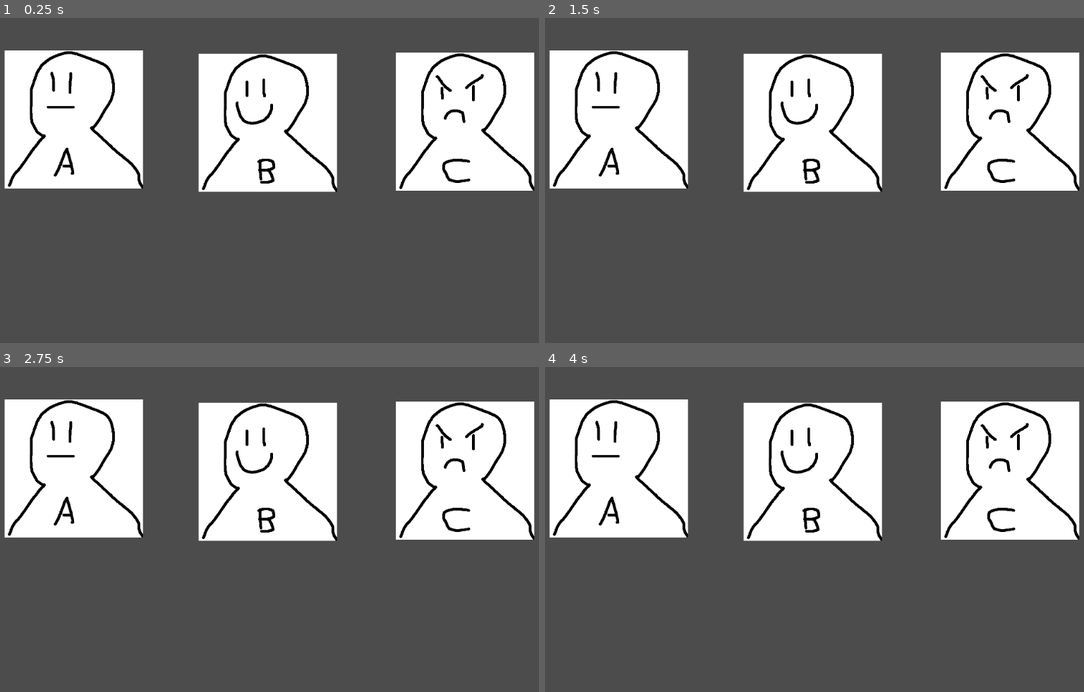
Above: before the commit, frames 1-4 (two rows, left to right).
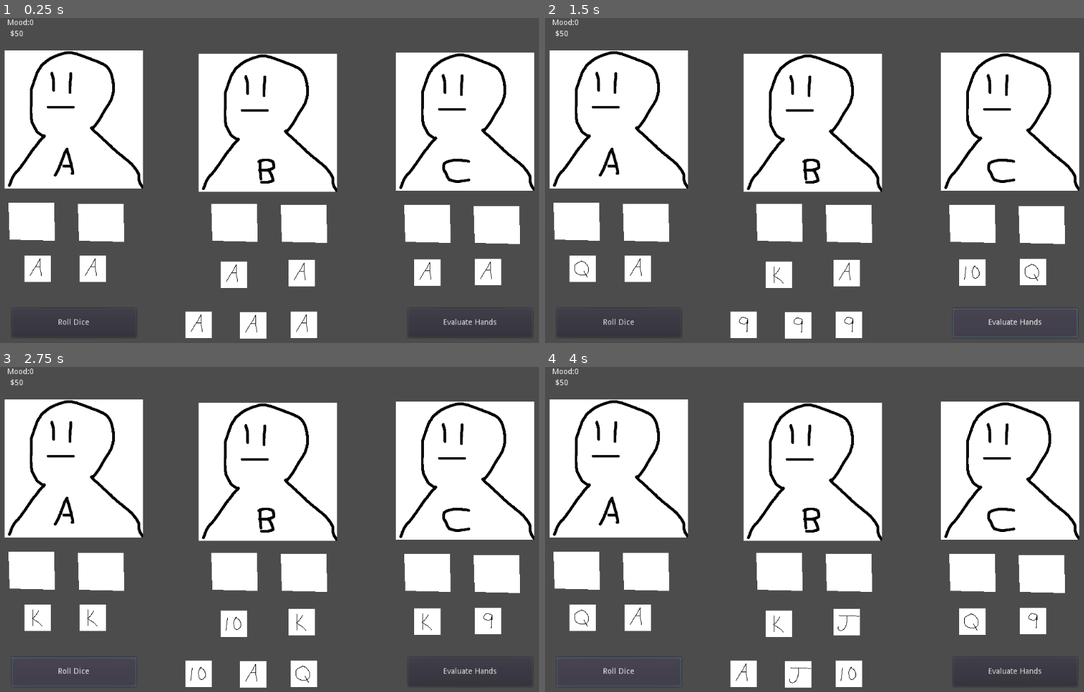
Above: after the commit, the same moments.

Repository: DiegoArmando/GMTK-Game-Jam-2022
Game: Godot game, scene res://Main.tscn
Same seed, same stepped clock (60 frames per second), same inputs: the game is played once before the commit and once after it.
Inputs (mouse positions are in pixels of both pictures, inside the frame that each line leads up to):
- Up to frame 1 (0.25 s): no input
- Up to frame 2 (1.5 s): click (620, 323) at 0.5 s, where only the run after the commit has a clickable "Roll Dice"; click (1013, 323) at 1.25 s, where only the run after the commit has a clickable "Evaluate Hands"
- Up to frame 3 (2.75 s): click (75, 672) at 2 s, where only the run after the commit has a clickable "Roll Dice"
- Up to frame 4 (4 s): click (1013, 672) at 2.75 s, where only the run after the commit has a clickable "Evaluate Hands"; click (620, 672) at 3.5 s, where only the run after the commit has a clickable "Roll Dice"

The runs differ from the first frame. In frame 1, 10% of the frame differs, in the area x 1-98%, y 0-99%; in frame 2, 11%, in the area x 1-99%, y 0-99%; in frame 3, 11%; in frame 4, 11%.

Commit message:
Added dice and button to randomize them

Diff:
--- /dev/null
+++ b/DiceBoss.gd
@@ -0,0 +1,75 @@
+extends Node
+
+export (NodePath) var public_1_path
+onready var public_1 = get_node(public_1_path)
+export (NodePath) var public_2_path
+onready var public_2 = get_node(public_2_path)
+export (NodePath) var public_3_path
+onready var public_3 = get_node(public_3_path)
+
+export (NodePath) var rolled_1_path
+onready var rolled_1 = get_node(rolled_1_path)
+export (NodePath) var rolled_2_path
+onready var rolled_2 = get_node(rolled_2_path)
+export (NodePath) var rolled_3_path
+onready var rolled_3 = get_node(rolled_3_path)
+export (NodePath) var rolled_4_path
+onready var rolled_4 = get_node(rolled_4_path)
+export (NodePath) var rolled_5_path
+onready var rolled_5 = get_node(rolled_5_path)
+export (NodePath) var rolled_6_path
+onready var rolled_6 = get_node(rolled_6_path)
+
+onready var publics = [public_1, public_2, public_3]
+onready var rolled = [rolled_1, rolled_2, rolled_3, rolled_4, rolled_5, rolled_6]
+
+var rng = RandomNumberGenerator.new()
+# Declare member variables here. Examples:
+# var a = 2
+# var b = "text"
+
+
+# Called when the node enters the scene tree for the first time.
+func _ready():
+	rng.randomize()
+
+
+
+# Called every frame. 'delta' is the elapsed time since the previous frame.
+#func _process(delta):
+#	pass
+
+
+func _on_RollButton_pressed():
+	var rand_num = 0
+	for die in publics:
+		rand_num = rng.randi_range(0,5)
+		match rand_num:
+			0:
+				die.animation = "9"
+			1:
+				die.animation = "10"
+			2:
+				die.animation = "J"
+			3:
+				die.animation = "Q"
+			4:
+				die.animation = "K"
+			5:
+				die.animation = "A"
+
+	for die in rolled:
+		rand_num = rng.randi_range(0,5)
+		match rand_num:
+			0:
+				die.animation = "9"
+			1:
+				die.animation = "10"
+			2:
+				die.animation = "J"
+			3:
+				die.animation = "Q"
+			4:
+				die.animation = "K"
+			5:
+				die.animation = "A"
--- a/Main.tscn
+++ b/Main.tscn
@@ -10,58 +10,99 @@
 [ext_resource path="res://Sprites/B_Happy.png" type="Texture" id=8]
 [ext_resource path="res://Sprites/C_Mad.png" type="Texture" id=9]
 [ext_resource path="res://Scripts/Player.gd" type="Script" id=10]
+[ext_resource path="res://DiceBoss.gd" type="Script" id=11]
+[ext_resource path="res://Sprites/Die_Q.png" type="Texture" id=12]
+[ext_resource path="res://Sprites/Die_J.png" type="Texture" id=13]
+[ext_resource path="res://Sprites/Die_10.png" type="Texture" id=14]
+[ext_resource path="res://Sprites/Die_K.png" type="Texture" id=15]
+[ext_resource path="res://Sprites/Die_9.png" type="Texture" id=16]
+[ext_resource path="res://Sprites/Die_A.png" type="Texture" id=17]
+[ext_resource path="res://PublicDie.gd" type="Script" id=18]
 
 [sub_resource type="SpriteFrames" id=1]
 animations = [ {
+"frames": [ ExtResource( 1 ) ],
+"loop": true,
+"name": "Mad",
+"speed": 5.0
+}, {
+"frames": [ ExtResource( 7 ) ],
+"loop": true,
+"name": "Neutral",
+"speed": 5.0
+}, {
 "frames": [ ExtResource( 6 ) ],
 "loop": true,
 "name": "Happy",
 "speed": 5.0
-}, {
-"frames": [ ExtResource( 7 ) ],
+} ]
+
+[sub_resource type="SpriteFrames" id=2]
+animations = [ {
+"frames": [ ExtResource( 3 ) ],
+"loop": true,
+"name": "Mad",
+"speed": 5.0
+}, {
+"frames": [ ExtResource( 5 ) ],
 "loop": true,
 "name": "Neutral",
 "speed": 5.0
 }, {
-"frames": [ ExtResource( 1 ) ],
+"frames": [ ExtResource( 8 ) ],
+"loop": true,
+"name": "Happy",
+"speed": 5.0
+} ]
+
+[sub_resource type="SpriteFrames" id=3]
+animations = [ {
+"frames": [ ExtResource( 9 ) ],
 "loop": true,
 "name": "Mad",
 "speed": 5.0
-} ]
-
-[sub_resource type="SpriteFrames" id=2]
-animations = [ {
-"frames": [ ExtResource( 8 ) ],
+}, {
+"frames": [ ExtResource( 2 ) ],
+"loop": true,
+"name": "Neutral",
+"speed": 5.0
+}, {
+"frames": [ ExtResource( 4 ) ],
 "loop": true,
 "name": "Happy",
 "speed": 5.0
-}, {
-"frames": [ ExtResource( 5 ) ],
-"loop": true,
-"name": "Neutral",
-"speed": 5.0
-}, {
-"frames": [ ExtResource( 3 ) ],
-"loop": true,
-"name": "Mad",
-"speed": 5.0
-} ]
-
-[sub_resource type="SpriteFrames" id=3]
-animations = [ {
-"frames": [ ExtResource( 4 ) ],
-"loop": true,
-"name": "Happy",
-"speed": 5.0
-}, {
-"frames": [ ExtResource( 2 ) ],
-"loop": true,
-"name": "Neutral",
-"speed": 5.0
-}, {
-"frames": [ ExtResource( 9 ) ],
-"loop": true,
-"name": "Mad",
+} ]
+
+[sub_resource type="SpriteFrames" id=4]
+animations = [ {
+"frames": [ ExtResource( 16 ) ],
+"loop": true,
+"name": "9",
+"speed": 5.0
+}, {
+"frames": [ ExtResource( 14 ) ],
+"loop": true,
+"name": "10",
+"speed": 5.0
+}, {
+"frames": [ ExtResource( 12 ) ],
+"loop": true,
+"name": "Q",
+"speed": 5.0
+}, {
+"frames": [ ExtResource( 15 ) ],
+"loop": true,
+"name": "K",
+"speed": 5.0
+}, {
+"frames": [ ExtResource( 13 ) ],
+"loop": true,
+"name": "J",
+"speed": 5.0
+}, {
+"frames": [ ExtResource( 17 ) ],
+"loop": true,
+"name": "A",
 "speed": 5.0
 } ]
 
@@ -69,6 +110,9 @@
 
 [node name="P1" type="Node" parent="."]
 script = ExtResource( 10 )
+player_sprite = NodePath("AnimatedSprite")
+money_path = NodePath("Money")
+mood_path = NodePath("Mood")
 
 [node name="AnimatedSprite" type="AnimatedSprite" parent="P1"]
 position = Vector2( 151, 184 )
@@ -77,16 +121,23 @@
 animation = "Neutral"
 
 [node name="Mood" type="RichTextLabel" parent="P1"]
-margin_left = 42.0
-margin_top = 321.0
-margin_right = 266.0
-margin_bottom = 361.0
+margin_left = 30.0
+margin_top = 2.0
+margin_right = 254.0
+margin_bottom = 41.0
 
 [node name="Money" type="RichTextLabel" parent="P1"]
-margin_left = 40.0
-margin_top = 375.0
-margin_right = 264.0
-margin_bottom = 415.0
+margin_left = 35.0
+margin_top = 22.0
+margin_right = 259.0
+margin_bottom = 62.0
+
+[node name="SlotA" type="Polygon2D" parent="P1"]
+polygon = PoolVector2Array( 32, 336, 115, 336, 116, 405, 34, 403 )
+
+[node name="SlotB" type="Polygon2D" parent="P1"]
+position = Vector2( 126, 2 )
+polygon = PoolVector2Array( 32, 336, 115, 336, 116, 405, 34, 403 )
 
 [node name="P2" type="Node" parent="."]
 
@@ -94,7 +145,7 @@
 position = Vector2( 503, 190 )
 scale = Vector2( 0.502, 0.502 )
 frames = SubResource( 2 )
-animation = "Happy"
+animation = "Neutral"
 
 [node name="Mood" type="RichTextLabel" parent="P2"]
 anchor_right = 0.051
@@ -112,13 +163,21 @@
 margin_right = 565.776
 margin_bottom = 374.8
 
+[node name="SlotA" type="Polygon2D" parent="P2"]
+position = Vector2( 368, 2 )
+polygon = PoolVector2Array( 32, 336, 115, 336, 116, 405, 34, 403 )
+
+[node name="SlotB" type="Polygon2D" parent="P2"]
+position = Vector2( 494, 4 )
+polygon = PoolVector2Array( 32, 336, 115, 336, 116, 405, 34, 403 )
+
 [node name="P3" type="Node" parent="."]
 
 [node name="AnimatedSprite" type="AnimatedSprite" parent="P3"]
 position = Vector2( 861, 188 )
 scale = Vector2( 0.502, 0.502 )
 frames = SubResource( 3 )
-animation = "Mad"
+animation = "Neutral"
 
 [node name="Mood" type="RichTextLabel" parent="P3"]
 margin_left = 768.0
@@ -131,3 +190,98 @@
 margin_top = 387.0
 margin_right = 962.0
 margin_bottom = 423.0
+
+[node name="SlotA" type="Polygon2D" parent="P3"]
+position = Vector2( 718, 4 )
+polygon = PoolVector2Array( 32, 336, 115, 336, 116, 405, 34, 403 )
+
+[node name="SlotB" type="Polygon2D" parent="P3"]
+position = Vector2( 844, 6 )
+polygon = PoolVector2Array( 32, 336, 115, 336, 116, 405, 34, 403 )
+
+[node name="DiceBoss" type="Node" parent="."]
+script = ExtResource( 11 )
+public_1_path = NodePath("PublicDice/Public Die 1")
+public_2_path = NodePath("PublicDice/Public Die 2")
+public_3_path = NodePath("PublicDice/Public Die 3")
+rolled_1_path = NodePath("DicePool/Die 1")
+rolled_2_path = NodePath("DicePool/Die 2")
+rolled_3_path = NodePath("DicePool/Die 3")
+rolled_4_path = NodePath("DicePool/Die 4")
+rolled_5_path = NodePath("DicePool/Die 5")
+rolled_6_path = NodePath("DicePool/Die 6")
+
+[node name="PublicDice" type="Node" parent="DiceBoss"]
+
+[node name="Public Die 1" type="AnimatedSprite" parent="DiceBoss/PublicDice"]
+position = Vector2( 377, 558 )
+scale = Vector2( 0.0974999, 0.0974999 )
+frames = SubResource( 4 )
+animation = "A"
+
+[node name="Public Die 2" type="AnimatedSprite" parent="DiceBoss/PublicDice"]
+position = Vector2( 476, 559 )
+scale = Vector2( 0.0974999, 0.0974999 )
+frames = SubResource( 4 )
+animation = "A"
+
+[node name="Public Die 3" type="AnimatedSprite" parent="DiceBoss/PublicDice"]
+position = Vector2( 568, 558 )
+scale = Vector2( 0.0974999, 0.0974999 )
+frames = SubResource( 4 )
+animation = "A"
+
+[node name="DicePool" type="Node" parent="DiceBoss"]
+
+[node name="Die 1" type="AnimatedSprite" parent="DiceBoss/DicePool"]
+position = Vector2( 85, 456 )
+scale = Vector2( 0.0974999, 0.0974999 )
+frames = SubResource( 4 )
+animation = "A"
+script = ExtResource( 18 )
+
+[node name="Die 2" type="AnimatedSprite" parent="DiceBoss/DicePool"]
+position = Vector2( 185, 456 )
+scale = Vector2( 0.0974999, 0.0974999 )
+frames = SubResource( 4 )
+animation = "A"
+
+[node name="Die 3" type="AnimatedSprite" parent="DiceBoss/DicePool"]
+position = Vector2( 441, 467 )
+scale = Vector2( 0.0974999, 0.0974999 )
+frames = SubResource( 4 )
+animation = "A"
+
+[node name="Die 4" type="AnimatedSprite" parent="DiceBoss/DicePool"]
+position = Vector2( 564, 464 )
+scale = Vector2( 0.0974999, 0.0974999 )
+frames = SubResource( 4 )
+animation = "A"
+
+[node name="Die 5" type="AnimatedSprite" parent="DiceBoss/DicePool"]
+position = Vector2( 792, 463 )
+scale = Vector2( 0.0974999, 0.0974999 )
+frames = SubResource( 4 )
+animation = "A"
+
+[node name="Die 6" type="AnimatedSprite" parent="DiceBoss/DicePool"]
+position = Vector2( 902, 462 )
+scale = Vector2( 0.0974999, 0.0974999 )
+frames = SubResource( 4 )
+animation = "A"
+
+[node name="RollButton" type="Button" parent="."]
+margin_left = 38.0
+margin_top = 528.0
+margin_right = 264.0
+margin_bottom = 581.0
+text = "Roll Dice"
+
+[node name="ScoreButton" type="Button" parent="."]
+margin_left = 757.0
+margin_top = 528.0
+margin_right = 983.0
+margin_bottom = 581.0
+text = "Evaluate Hands"
+
+[connection signal="pressed" from="RollButton" to="DiceBoss" method="_on_RollButton_pressed"]
--- /dev/null
+++ b/PublicDie.gd
@@ -0,0 +1,24 @@
+extends AnimatedSprite
+
+var held = false
+
+# Declare member variables here. Examples:
+# var a = 2
+# var b = "text"
+
+
+# Called when the node enters the scene tree for the first time.
+func _ready():
+	pass # Replace with function body.
+
+
+func _input(event):
+	pass
+	#if event is InputEventMouseButton and event.pressed and event.button_index == BUTTON_LEFT:
+	#	if get_rect().has_point(to_local(event.position)):
+	#		held = true
+
+
+# Called every frame. 'delta' is the elapsed time since the previous frame.
+#func _process(delta):
+#	pass
--- a/Scripts/Player.gd
+++ b/Scripts/Player.gd
@@ -1,5 +1,13 @@
 extends Node
 
+export (NodePath) var player_sprite
+onready var mysprite = get_node(player_sprite)
+
+export (NodePath) var money_path
+onready var money_text = get_node(money_path)
+
+export (NodePath) var mood_path
+onready var mood_text = get_node(mood_path)
 
 # Declare member variables here. Examples:
 var mood = 0
@@ -8,7 +16,17 @@
 
 # Called when the node enters the scene tree for the first time.
 func _ready():
-	pass # Replace with function body.
+
+	money_text.text = "$" + String(money)
+	mood_text.text = "Mood:" + String(mood)
+
+	if mood > 0:
+		mysprite.animation = "Happy"
+	elif mood < 0:
+		mysprite.animation = "Mad"
+	else:
+		mysprite.animation = "Neutral"
+
 
 
 # Called every frame. 'delta' is the elapsed time since the previous frame.
--- a/project.godot
+++ b/project.godot
@@ -10,7 +10,6 @@
 
 _global_script_classes=[  ]
 _global_script_class_icons={
-
 }
 
 [application]
Not shown: 1 places in Main.tscn that only renumber resources
